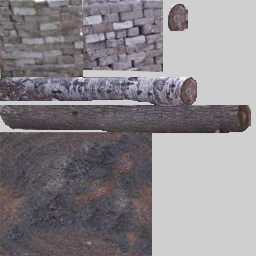
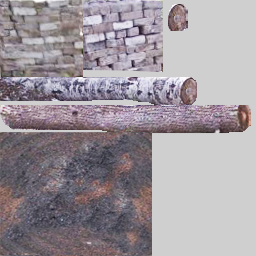
Layer changes from the first (256, 256) image to the second:
painted on "Слой 8" over [0, 0, 251, 256]
removed layer "Слой 5" over [0, 77, 197, 105]
removed layer "Слой 4" over [0, 105, 251, 134]
removed layer "Слой 3" over [168, 4, 188, 31]
removed layer "Слой 2" over [83, 0, 163, 72]
removed layer "Слой 1" over [0, 0, 83, 77]
